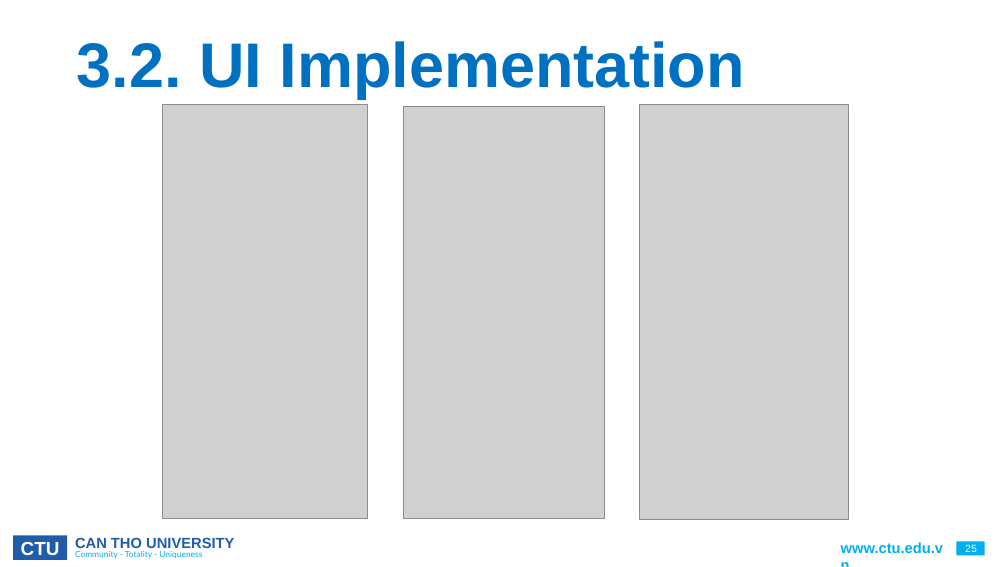
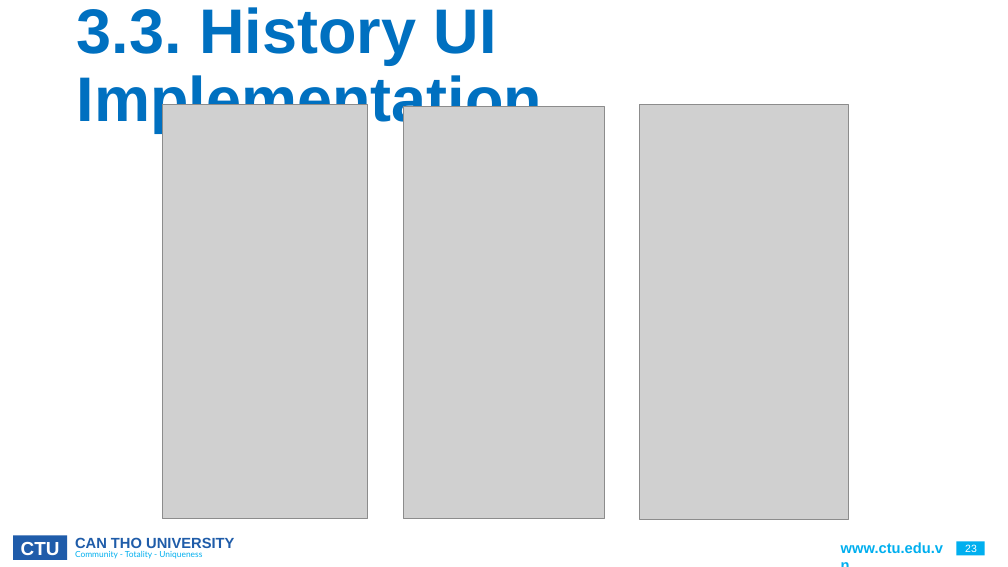
Before and after one commit to CommonHouseCat/fungiscan-mushroom-identifier, a slide deck: slide 23 of Báo cáo/GraduationThesis.pptx (slide 25 before the commit). Drawn at 1008x567 pixels with LibreOffice and Linux fonts; fonts in the diff are those of the drawing; grey boxes stand for pictures; background and template pictures are left out. Boxes give left, top, right and bottom in pixels: in the first picture for what was removed or moved away, otherwise in the second. Text is boxed around its words. In the diff, an @@ line names an element or a change of style, - is before the commit and + after.

```diff
--- a/Báo cáo/GraduationThesis.pptx
+++ b/Báo cáo/GraduationThesis.pptx
@@ title at [77, 7, 542, 133]: text changed @@
-3.2. UI Implementation
+3.3. History UI Implementation
@@ page number at [965, 544, 977, 552]: text changed @@
-25
+23
```
Also in this commit, not shown: 9 other slides changed, 2 slides removed.
